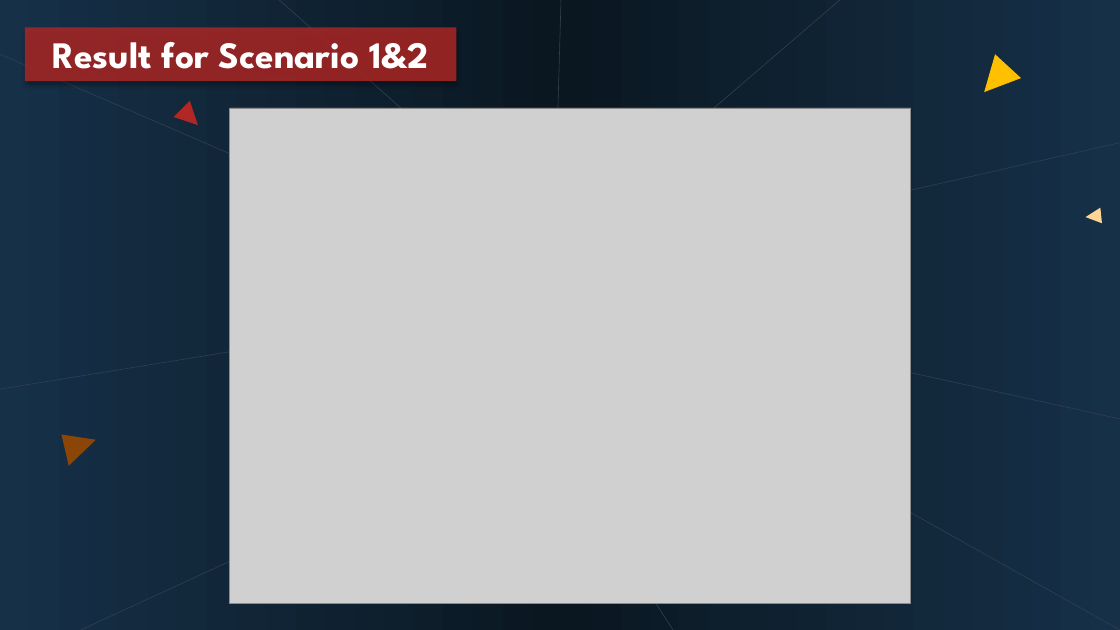
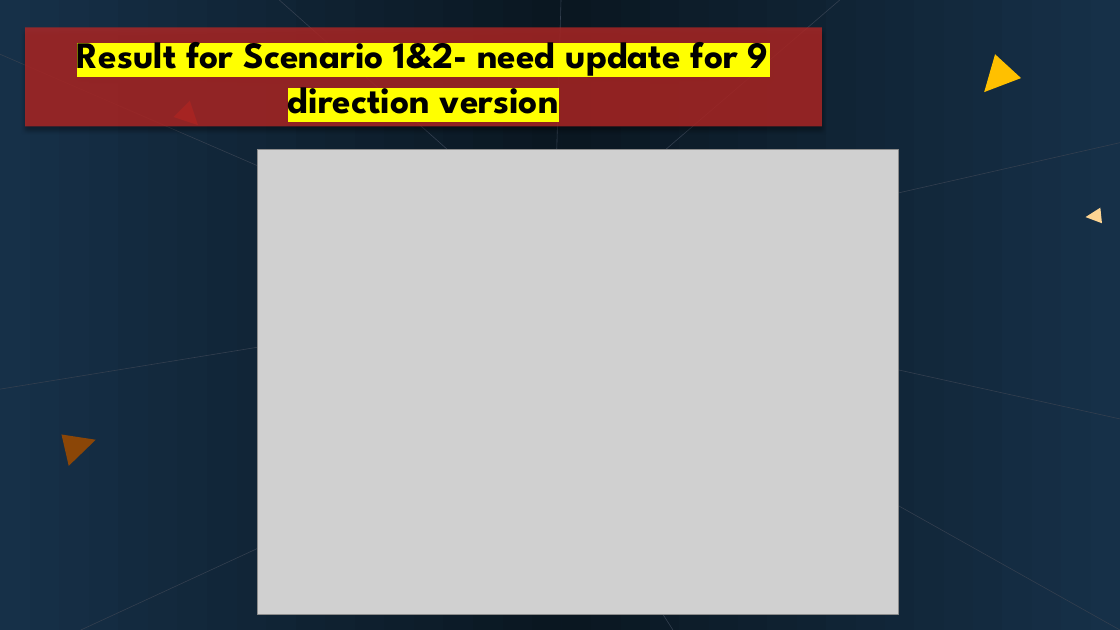
Before and after one commit to saloneeshah/Final-Project, a slide deck: slide 6 of Goalkeepr Success Rate Slide.pptx. Drawn at 1120x630 pixels with LibreOffice and Linux fonts; fonts in the diff are those of the drawing; grey boxes stand for pictures. Boxes give left, top, right and bottom in pixels: in the first picture for what was removed or moved away, otherwise in the second. Text is boxed around its words. In the diff, an @@ line names an element or a change of style, - is before the commit and + after.

```diff
--- a/Goalkeepr Success Rate Slide.pptx
+++ b/Goalkeepr Success Rate Slide.pptx
@@ rectangle "Result for Scenario 1&2- need ...": place and size @@
-rectangle "Result for Scenario 1&2- need ..." at [25,28,457,82]
+rectangle "Result for Scenario 1&2- need ..." at [25,28,823,127]
@@ text in rectangle at [77,31,769,126]: text changed; text colour #FFFFFF to #000000 @@
-Result for Scenario 1&2
+Result for Scenario 1&2- need update for 9 direction version
@@ picture: place and size @@
-picture at [230,108,912,604]
+picture at [258,149,898,615]
```
Also in this commit, not shown: 4 other slides changed.
